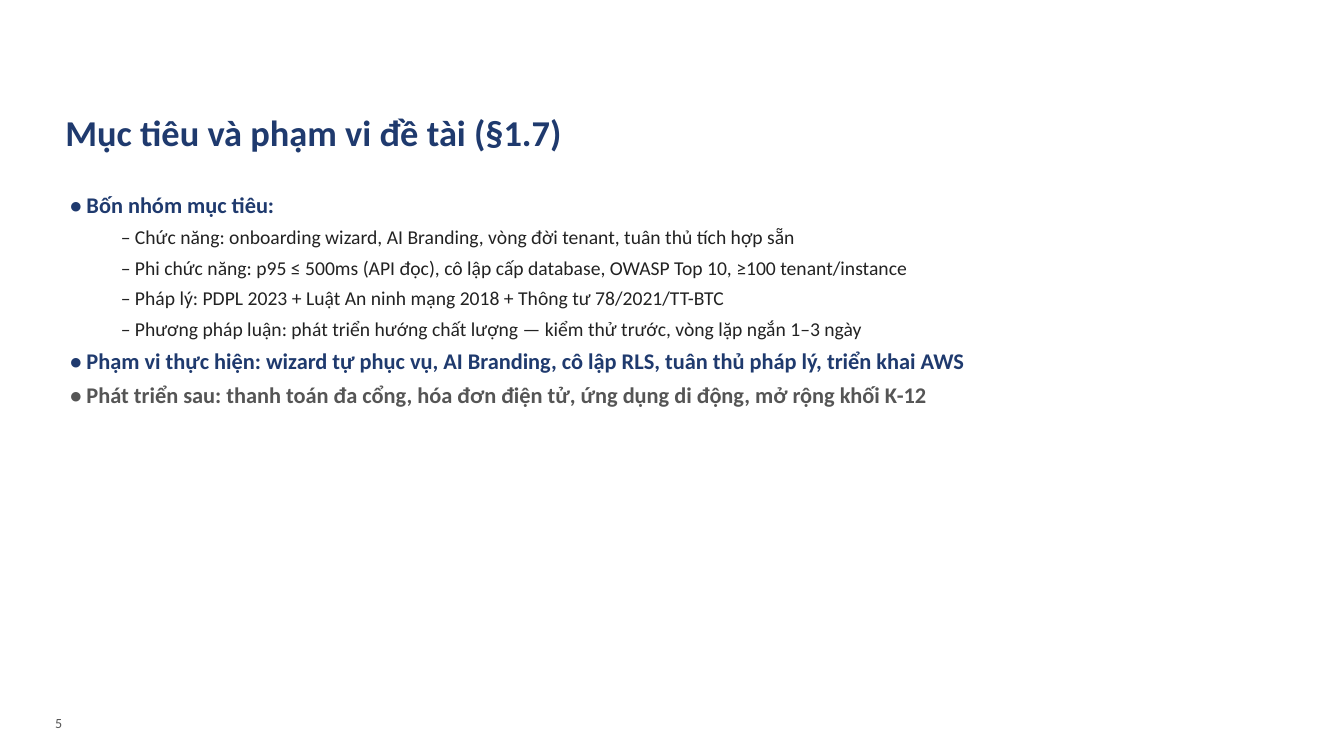
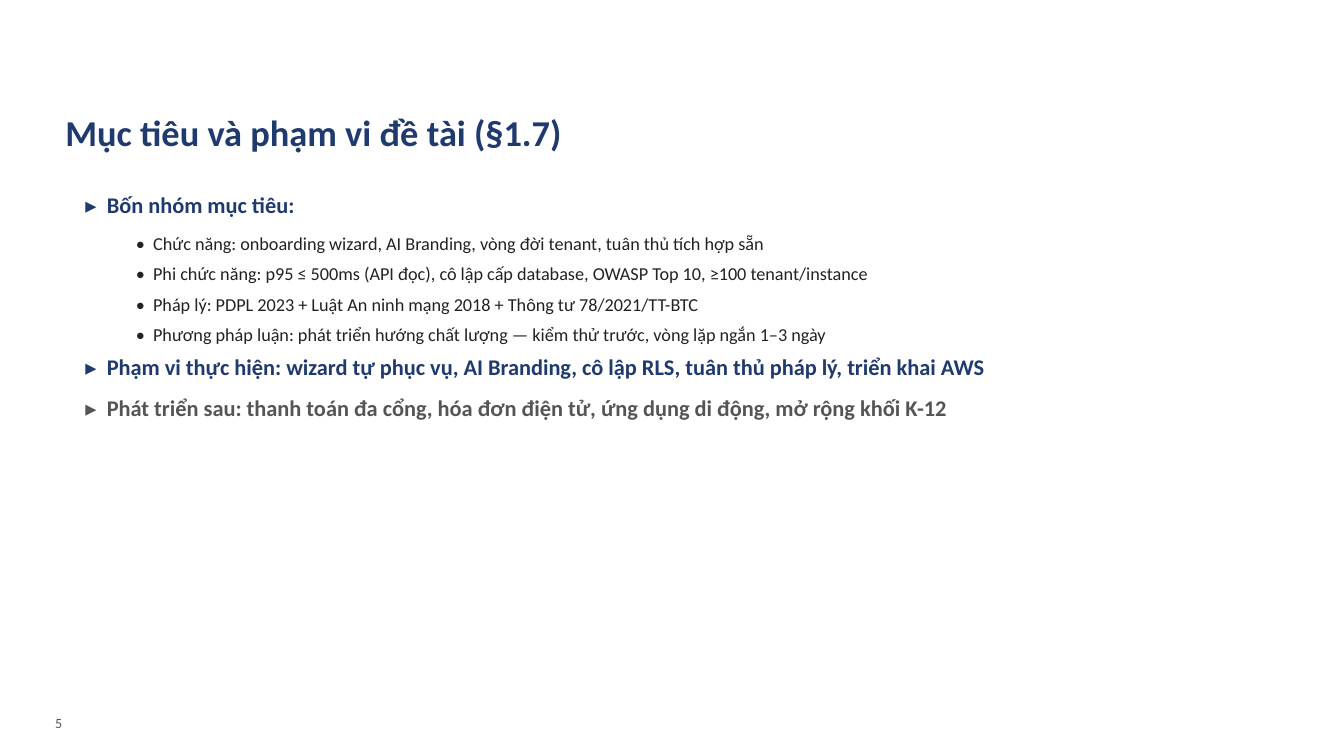
Before and after one commit to VictorAurelius/2026-Kite-Class-Platform, a slide deck: slide 5 of documents/08-thesis/defense/KiteHub-baove-khoaluan-20slide.pptx. Drawn at 1344x756 pixels with LibreOffice and Linux fonts; fonts in the diff are those of the drawing; background and template pictures are left out. Boxes give left, top, right and bottom in pixels: in the first picture for what was removed or moved away, otherwise in the second. Text is boxed around its words. In the diff, an @@ line names an element or a change of style, - is before the commit and + after.

Commit message:
docs(thesis): defense deck v4 — nâng cấp design system
- Agenda: vòng số + thanh thay bullet phẳng
- Sơ đồ tối (C4/defense/ERD/state/AWS/CI): đóng khung panel trắng + phóng to,
  tách khỏi nền sóng (hết lềnh bềnh)
- KPI: 4 thẻ số lớn (86/93/90/≥100k) thay bảng nhạt
- Bullet: font lớn hơn, giãn dòng, marker ▸ sạch
- Verify thị giác toàn 22 slide qua PIL renderer (đã mở rộng vẽ autoshape)

```diff
--- a/documents/08-thesis/defense/KiteHub-baove-khoaluan-20slide.pptx
+++ b/documents/08-thesis/defense/KiteHub-baove-khoaluan-20slide.pptx
@@ text at (107, 196, 984, 420): text changed; size 14 to 13 pt @@
-• Bốn nhóm mục tiêu:
-  – Chức năng: onboarding wizard, AI Branding, vòng đời tenant, tuân thủ tích hợp sẵn
-  – Phi chức năng: p95 ≤ 500ms (API đọc), cô lập cấp database, OWASP Top 10, ≥100 tenant/instance
-  – Pháp lý: PDPL 2023 + Luật An ninh mạng 2018 + Thông tư 78/2021/TT-BTC
-  – Phương pháp luận: phát triển hướng chất lượng — kiểm thử trước, vòng lặp ngắn 1–3 ngày
-• Phạm vi thực hiện: wizard tự phục vụ, AI Branding, cô lập RLS, tuân thủ pháp lý, triển khai AWS
-• Phát triển sau: thanh toán đa cổng, hóa đơn điện tử, ứng dụng di động, mở rộng khối K-12
+▸ Bốn nhóm mục tiêu:
+  • Chức năng: onboarding wizard, AI Branding, vòng đời tenant, tuân thủ tích hợp sẵn
+  • Phi chức năng: p95 ≤ 500ms (API đọc), cô lập cấp database, OWASP Top 10, ≥100 tenant/instance
+  • Pháp lý: PDPL 2023 + Luật An ninh mạng 2018 + Thông tư 78/2021/TT-BTC
+  • Phương pháp luận: phát triển hướng chất lượng — kiểm thử trước, vòng lặp ngắn 1–3 ngày
+▸ Phạm vi thực hiện: wizard tự phục vụ, AI Branding, cô lập RLS, tuân thủ pháp lý, triển khai AWS
+▸ Phát triển sau: thanh toán đa cổng, hóa đơn điện tử, ứng dụng di động, mở rộng khối K-12
```
Also in this commit, not shown: 15 other slides changed, 1 other file.
